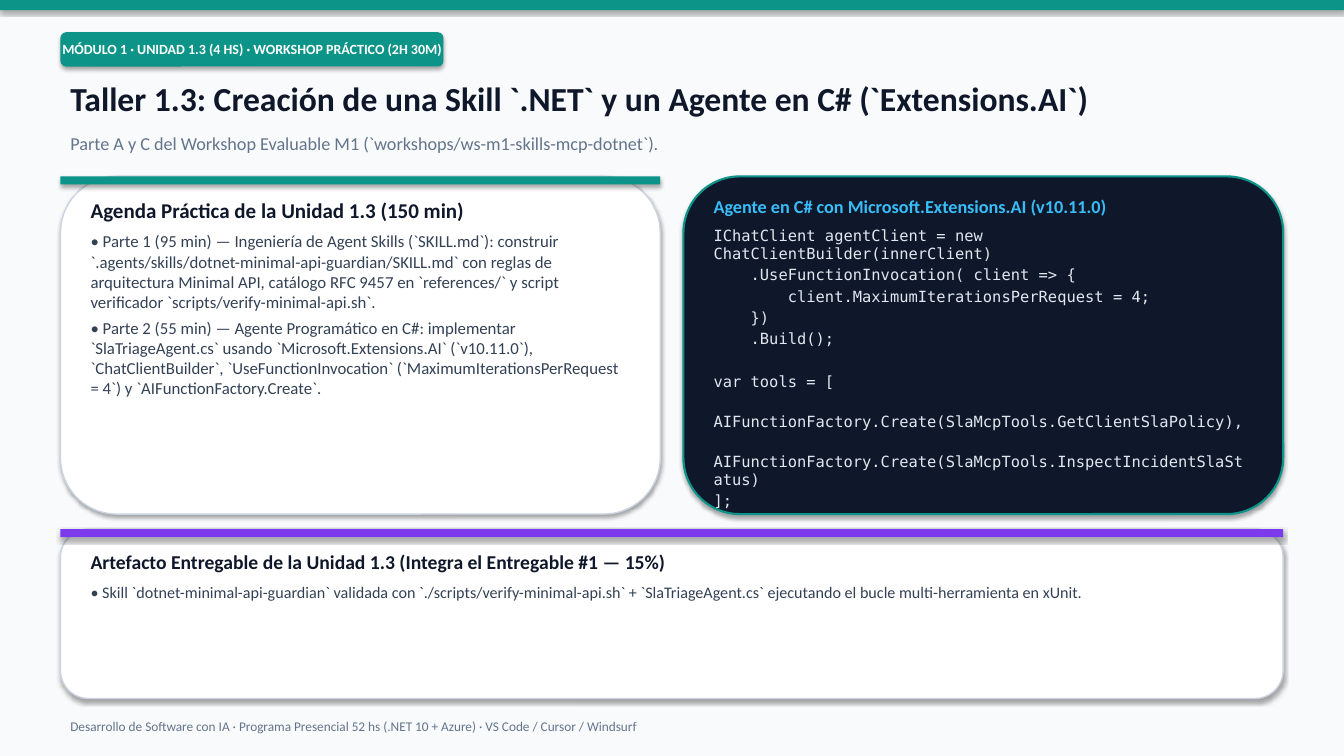
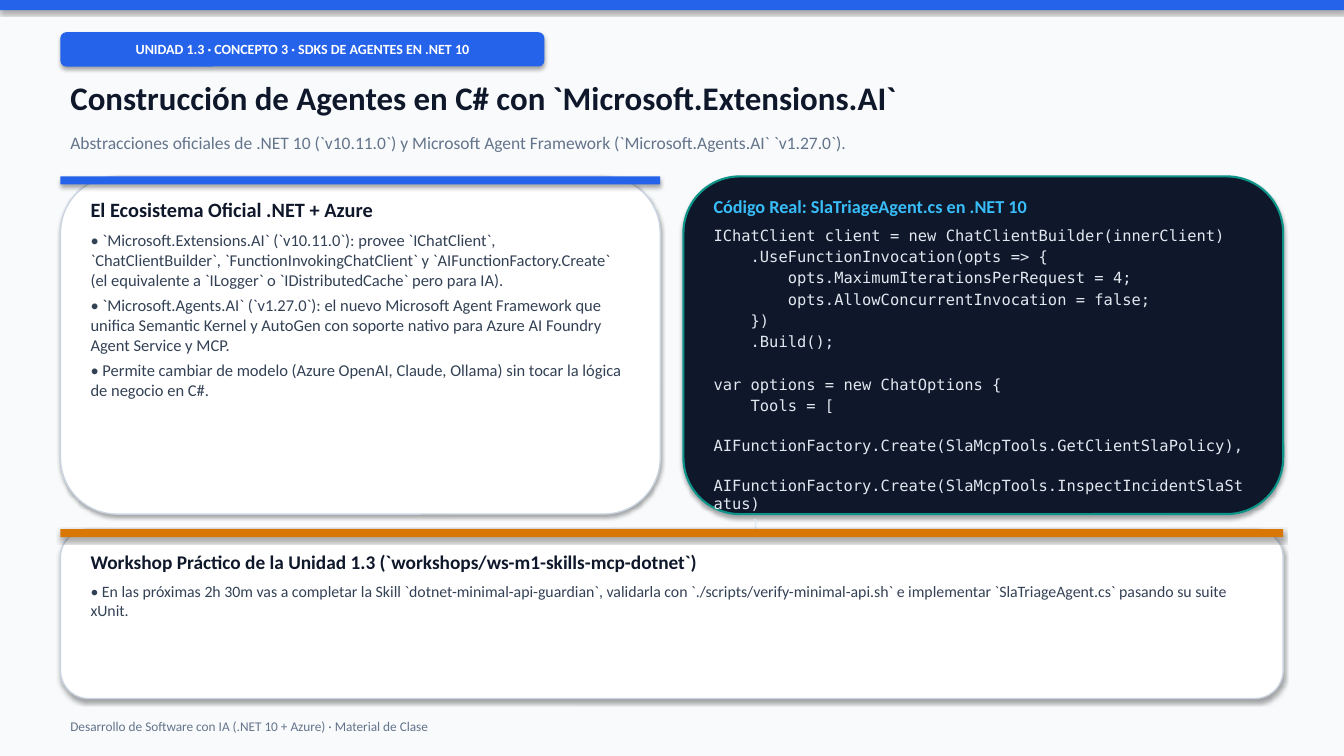
Before and after one commit to fabzter/curso_ai, a slide deck: slide 17 of curriculum/2026-11-03_curso-completo-desarrollo-sw-con-ia.pptx (slide 10 before the commit). Drawn at 1344x756 pixels with LibreOffice and Linux fonts; fonts in the diff are those of the drawing. Boxes give left, top, right and bottom in pixels: in the first picture for what was removed or moved away, otherwise in the second. Text is boxed around its words. In the diff, an @@ line names an element or a change of style, - is before the commit and + after.

```diff
--- a/curriculum/2026-11-03_curso-completo-desarrollo-sw-con-ia.pptx
+++ b/curriculum/2026-11-03_curso-completo-desarrollo-sw-con-ia.pptx
@@ fill #0D9488 to #2563EB in 3 elements at [0,0,1344,10], [60,176,660,185], [60,32,544,67] @@
@@ rounded rectangle "UNIDAD 1.3 · CONCEPTO 3 ...": place and size @@
-rounded rectangle "UNIDAD 1.3 · CONCEPTO 3 ..." at [60,32,444,67]
+rounded rectangle "UNIDAD 1.3 · CONCEPTO 3 ..." at [60,32,544,67]
@@ text in rounded rectangle at [136,45,469,54]: text changed @@
-MÓDULO 1 · UNIDAD 1.3 (4 HS) · WORKSHOP PRÁCTICO (2H 30M)
+UNIDAD 1.3 · CONCEPTO 3 · SDKS DE AGENTES EN .NET 10
@@ text at [70,87,896,116]: text changed; size 24 to 23.5 pt @@
-Taller 1.3: Creación de una Skill `.NET` y un Agente en C# (`Extensions.AI`)
+Construcción de Agentes en C# con `Microsoft.Extensions.AI`
@@ text at [70,136,846,152]: text changed; size 13 to 12.5 pt @@
-Parte A y C del Workshop Evaluable M1 (`workshops/ws-m1-skills-mcp-dotnet`).
+Abstracciones oficiales de .NET 10 (`v10.11.0`) y Microsoft Agent Framework (`Microsoft.Agents.AI` `v1.27.0`).
@@ text at [91,202,621,399]: text changed; size 12 to 11.8 pt @@
-Agenda Práctica de la Unidad 1.3 (150 min)
-• Parte 1 (95 min) — Ingeniería de Agent Skills (`SKILL.md`): construir `.agents/skills/dotnet-minimal-api-guardian/SKILL.md` con reglas de arquitectura Minimal API, catálogo RFC 9457 en `references/` y script verificador `scripts/verify-minimal-api.sh`.
-• Parte 2 (55 min) — Agente Programático en C#: implementar `SlaTriageAgent.cs` usando `Microsoft.Extensions.AI` (`v10.11.0`), `ChatClientBuilder`, `UseFunctionInvocation` (`MaximumIterationsPerRequest = 4`) y `AIFunctionFactory.Create`.
+El Ecosistema Oficial .NET + Azure
+• `Microsoft.Extensions.AI` (`v10.11.0`): provee `IChatClient`, `ChatClientBuilder`, `FunctionInvokingChatClient` y `AIFunctionFactory.Create` (el equivalente a `ILogger` o `IDistributedCache` pero para IA).
+• `Microsoft.Agents.AI` (`v1.27.0`): el nuevo Microsoft Agent Framework que unifica Semantic Kernel y AutoGen con soporte nativo para Azure AI Foundry Agent Service y MCP.
+• Permite cambiar de modelo (Azure OpenAI, Claude, Ollama) sin tocar la lógica de negocio en C#.
@@ text at [714,200,1244,494]: text changed @@
-];
+]
+};
@@ text at [714,200,1225,308]: text changed @@
-Agente en C# con Microsoft.Extensions.AI (v10.11.0)
-IChatClient agentClient = new ChatClientBuilder(innerClient)
-.UseFunctionInvocation( client => {
-client.MaximumIterationsPerRequest = 4;
+Código Real: SlaTriageAgent.cs en .NET 10
+IChatClient client = new ChatClientBuilder(innerClient)
+.UseFunctionInvocation(opts => {
+opts.MaximumIterationsPerRequest = 4;
+opts.AllowConcurrentInvocation = false;
@@ text at [714,378,983,412]: text changed @@
-var tools = [
+var options = new ChatOptions {
+Tools = [
@@ rectangle at [60,529,1284,537]: fill #7C3AED to #D97706 @@
@@ text at [91,555,1226,616]: text changed; size 11.5 to 11.3 pt @@
-Artefacto Entregable de la Unidad 1.3 (Integra el Entregable #1 — 15%)
-• Skill `dotnet-minimal-api-guardian` validada con `./scripts/verify-minimal-api.sh` + `SlaTriageAgent.cs` ejecutando el bucle multi-herramienta en xUnit.
+Workshop Práctico de la Unidad 1.3 (`workshops/ws-m1-skills-mcp-dotnet`)
+• En las próximas 2h 30m vas a completar la Skill `dotnet-minimal-api-guardian`, validarla con `./scripts/verify-minimal-api.sh` e implementar `SlaTriageAgent.cs` pasando su suite xUnit.
@@ text at [70,721,428,733]: text changed @@
-Desarrollo de Software con IA · Programa Presencial 52 hs (.NET 10 + Azure) · VS Code / Cursor / Windsurf
+Desarrollo de Software con IA (.NET 10 + Azure) · Material de Clase
```
Also in this commit, not shown: 14 other slides changed, 21 slides added, 14 slides removed, 33 other files.
